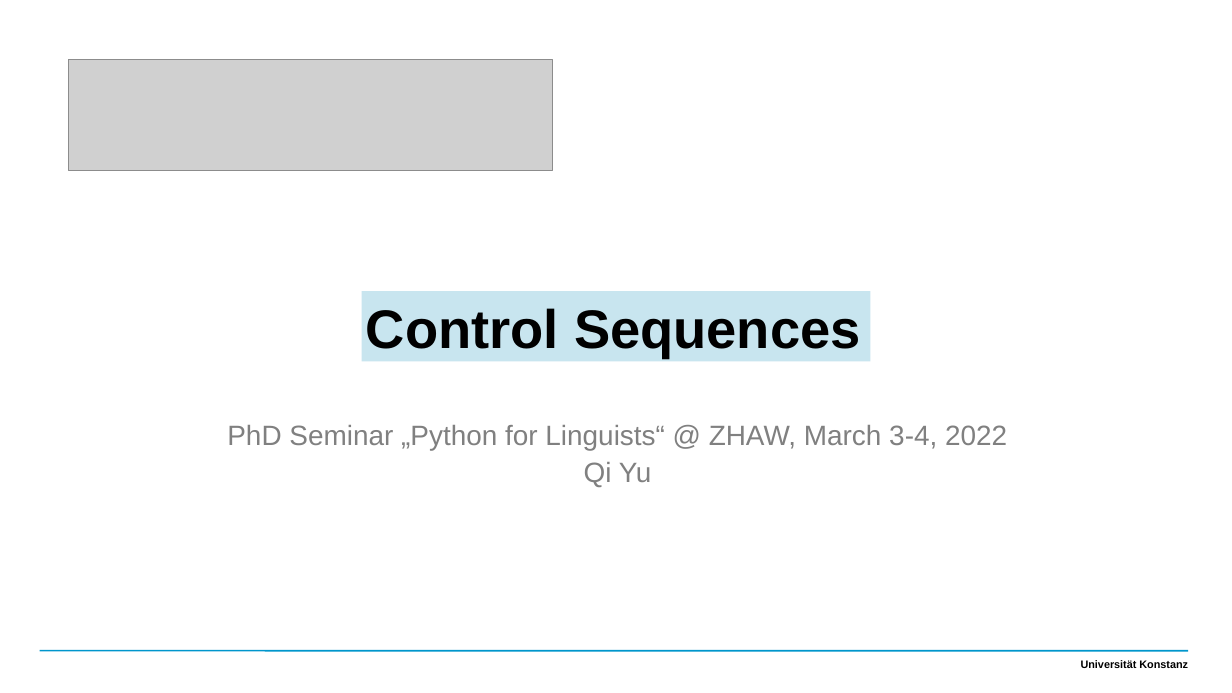
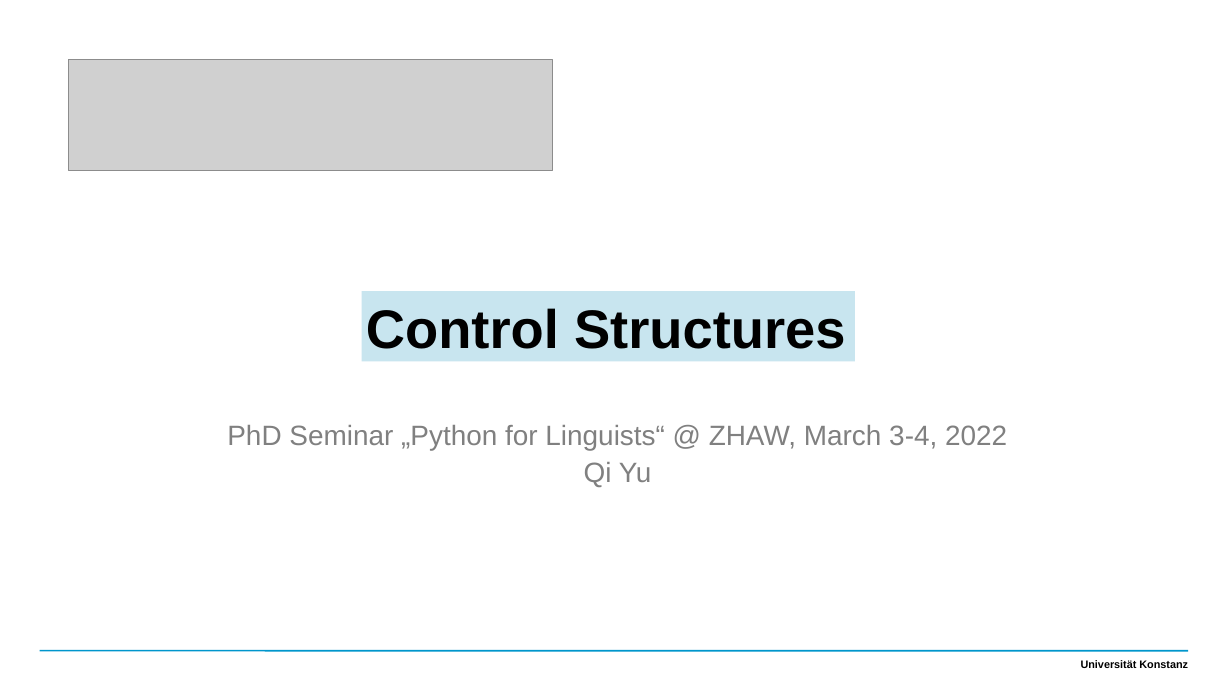
Before and after one commit to qi-yu/teaching-materials-python, a slide deck: slide 1 of slides/3_contron_structure.pptx. Drawn at 1232x693 pixels with LibreOffice and Linux fonts; fonts in the diff are those of the drawing; grey boxes stand for pictures; background and template pictures are left out. Boxes give left, top, right and bottom in pixels: in the first picture for what was removed or moved away, otherwise in the second. Text is boxed around its words. In the diff, an @@ line names an element or a change of style, - is before the commit and + after.

```diff
--- a/slides/3_contron_structure.pptx
+++ b/slides/3_contron_structure.pptx
@@ rectangle "Control Structures": place and size @@
-rectangle "Control Structures" at [362,292,871,362]
+rectangle "Control Structures" at [362,292,855,362]
@@ text in rectangle at [366,308,846,349]: text changed @@
-Control Sequences
+Control Structures
```
Also in this commit, not shown: 1 slide added.
